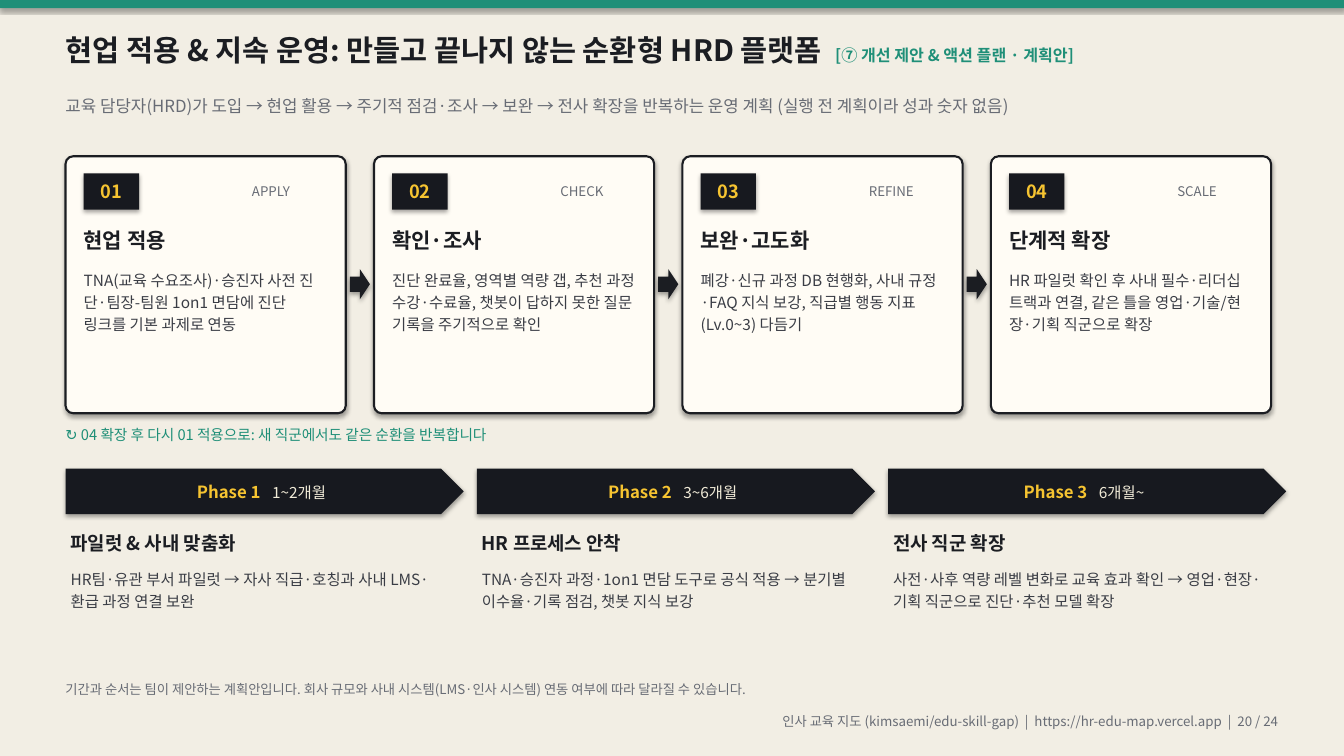
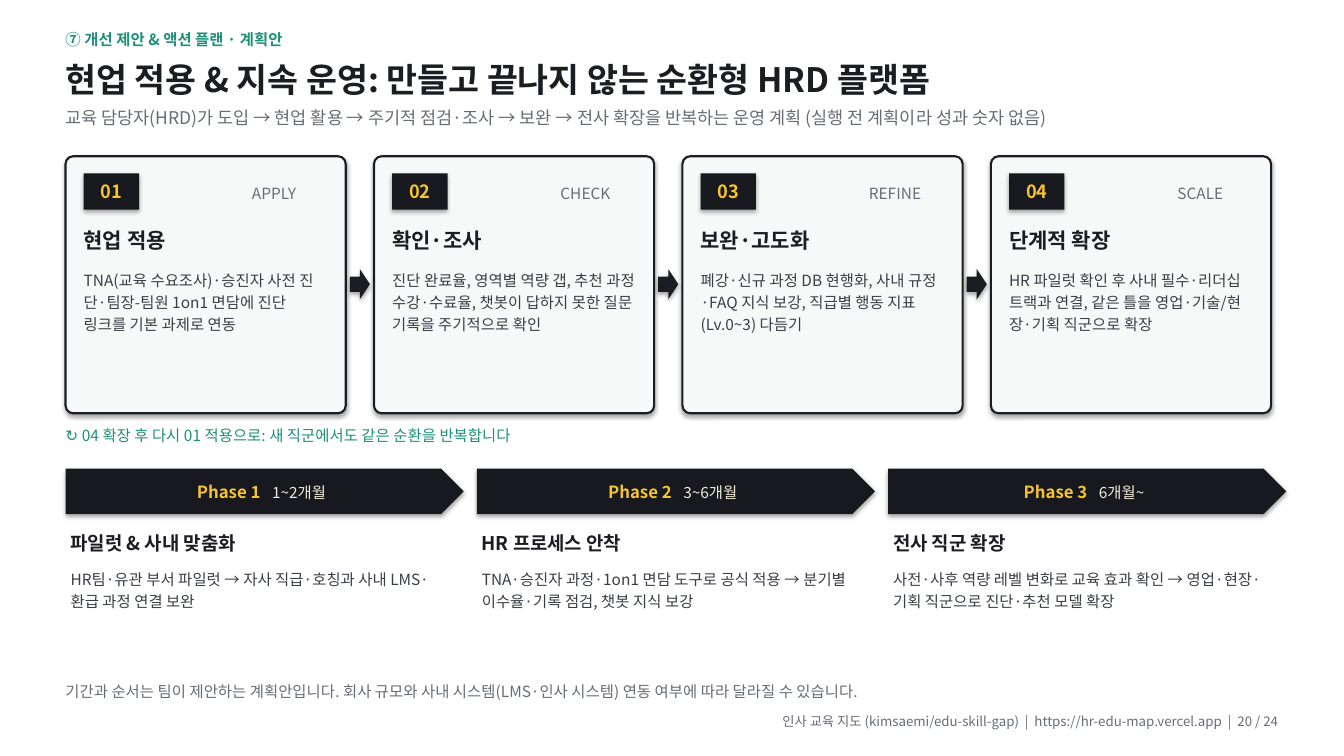
Before and after one commit to kimsaemi/edu-skill-gap, a slide deck: slide 20 of presentation/HR_교육지도_발표.pptx. Drawn at 1344x756 pixels with LibreOffice and Linux fonts; fonts in the diff are those of the drawing. Boxes give left, top, right and bottom in pixels: in the first picture for what was removed or moved away, otherwise in the second. Text is boxed around its words. In the diff, an @@ line names an element or a change of style, - is before the commit and + after.

```diff
--- a/presentation/HR_교육지도_발표.pptx
+++ b/presentation/HR_교육지도_발표.pptx
@@ rectangle at (0,0,1344,756): fill #F2EEE4 to #FFFFFF @@
@@ rectangle removed at (0,0,1344,8) @@
@@ text added at (65,32,283,47), 11 pt, text #1F8F78, bold @@
+⑦ 개선 제안 & 액션 플랜 · 계획안
@@ text at (65,63,930,95): text changed; size 21 to 24 pt @@
-현업 적용 & 지속 운영: 만들고 끝나지 않는 순환형 HRD 플랫폼 [⑦ 개선 제안 & 액션 플랜 · 계획안]
+현업 적용 & 지속 운영: 만들고 끝나지 않는 순환형 HRD 플랫폼
@@ text "교육 담당자(HRD)가 도입 → 현업 ...": place and size @@
-text "교육 담당자(HRD)가 도입 → 현업 ..." at (65,98,1009,115)
+text "교육 담당자(HRD)가 도입 → 현업 ..." at (65,109,1046,127)
@@ text "교육 담당자(HRD)가 도입 → 현업 ..." at (65,109,1046,127): size 12 to 12.5 pt @@
@@ fill #FFFCF5 to #F7F9F8 in 4 elements at (374,156,654,413), (683,156,963,413), (991,156,1271,413), (66,156,346,413) @@
@@ text "↻ 04 확장 후 다시 ..." at (82,428,511,443): size 10.5 to 11 pt @@
@@ size 9.5 to 11 pt in 5 elements at (252,187,296,199), (560,187,610,199), (869,187,921,199), (1177,187,1223,199), (65,684,857,700) @@
```
Also in this commit, not shown: 22 other slides changed, 4 other files.
